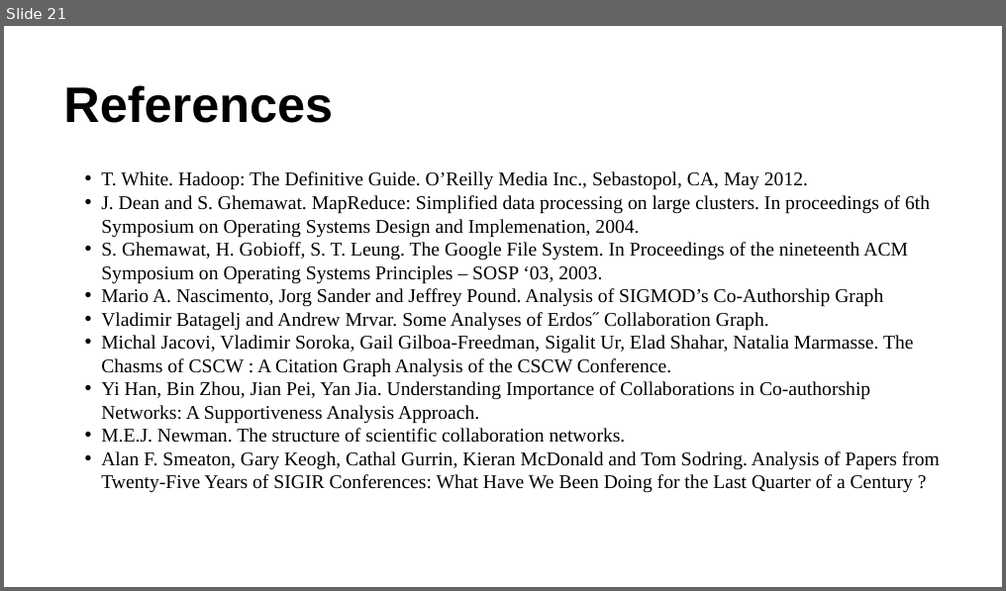
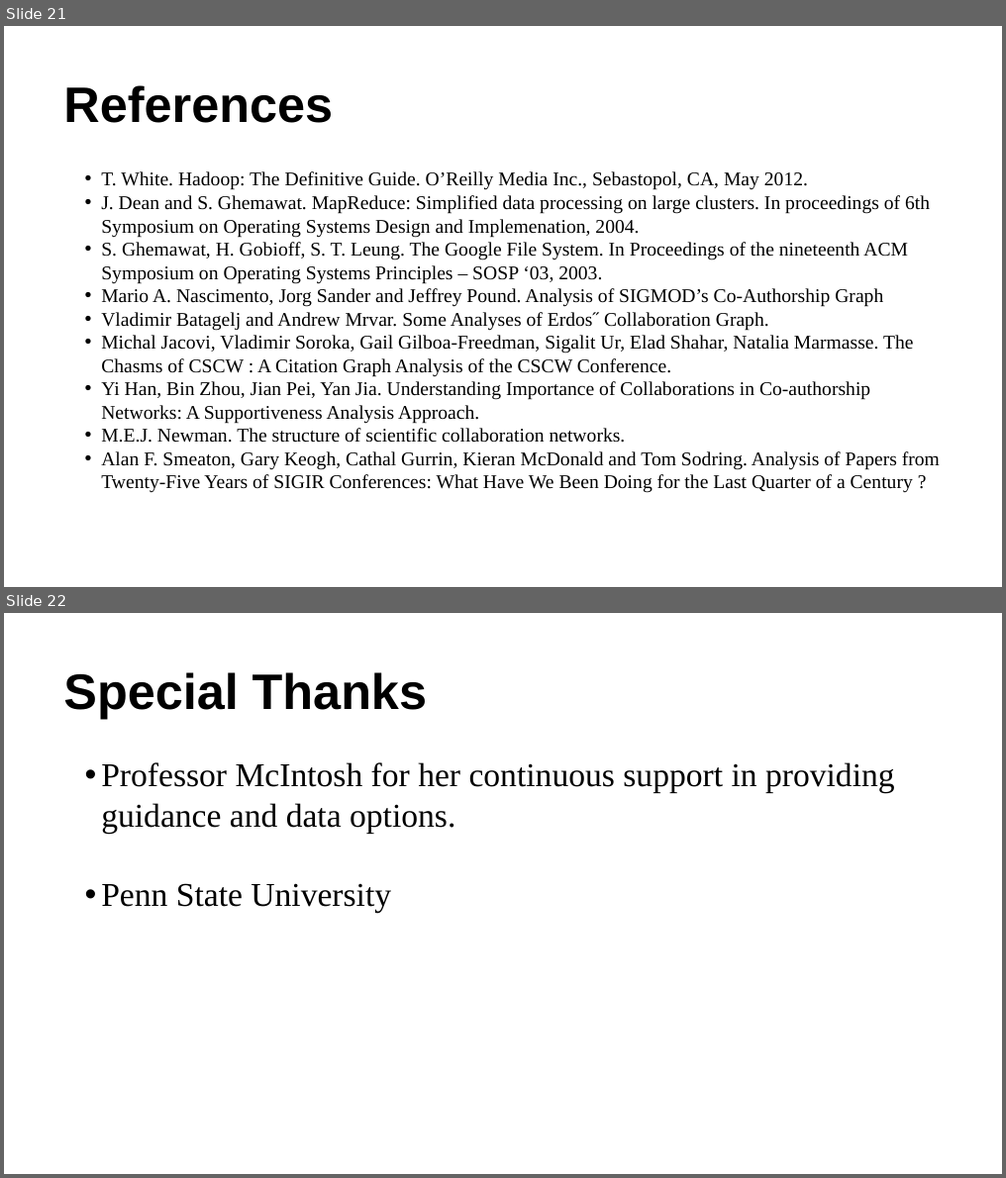
Before and after one commit to ag3859/RTBDProject, a slide deck: RTBD.pptx. Shown one above the other, each under a label of ours: slide 21 before the commit, slides 21 and 22 after it. The pictures are 1006x591 and 1006x1178 pixels, drawn with LibreOffice and Linux fonts; fonts in the diff are those of the drawing. Boxes give left, top, right and bottom in pixels: in the first picture for what was removed or moved away, otherwise in the second. Text is boxed around its words. In the diff, an @@ line names an element or a change of style, - is before the commit and + after.

```diff
--- a/RTBD.pptx
+++ b/RTBD.pptx
@@ slide 22 added at (4, 613, 1002, 1174), background #FFFFFF @@
@@ title added at (63, 672, 427, 718), 36 pt, text #000000, bold @@
+Special Thanks
@@ text added at (101, 762, 895, 913), 24 pt, text #000000 @@
+• Professor McIntosh for her continuous support in providing guidance and data options.
+• Penn State University
```
Also in this commit, not shown: 2 slides changed, 1 other file.
